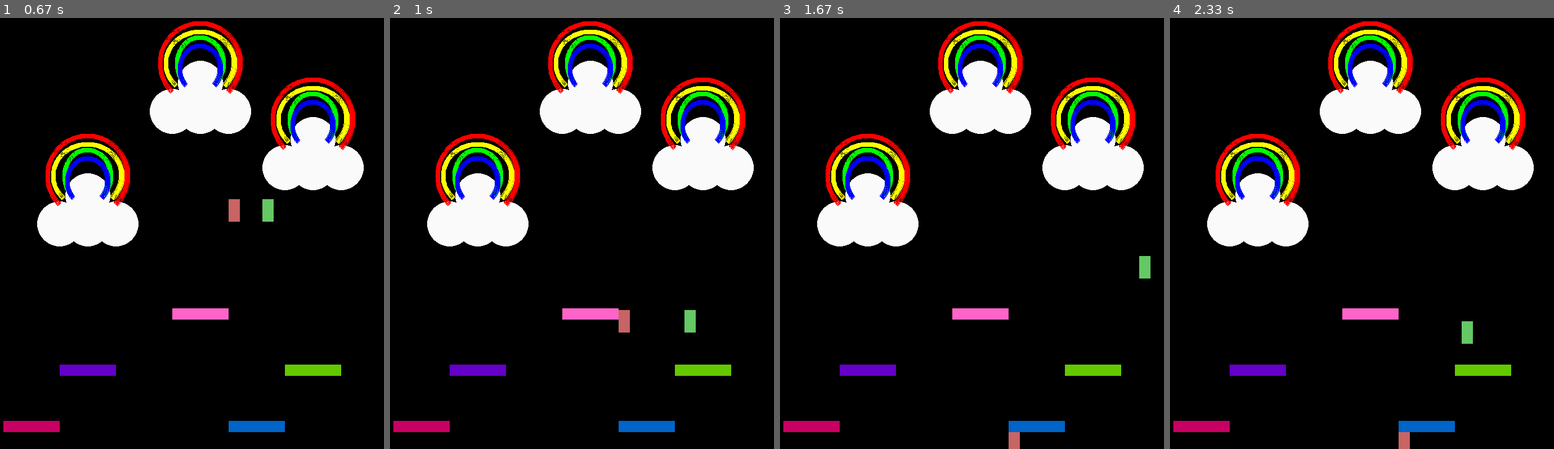
Above: before the commit, frames 1-4 (left to right).
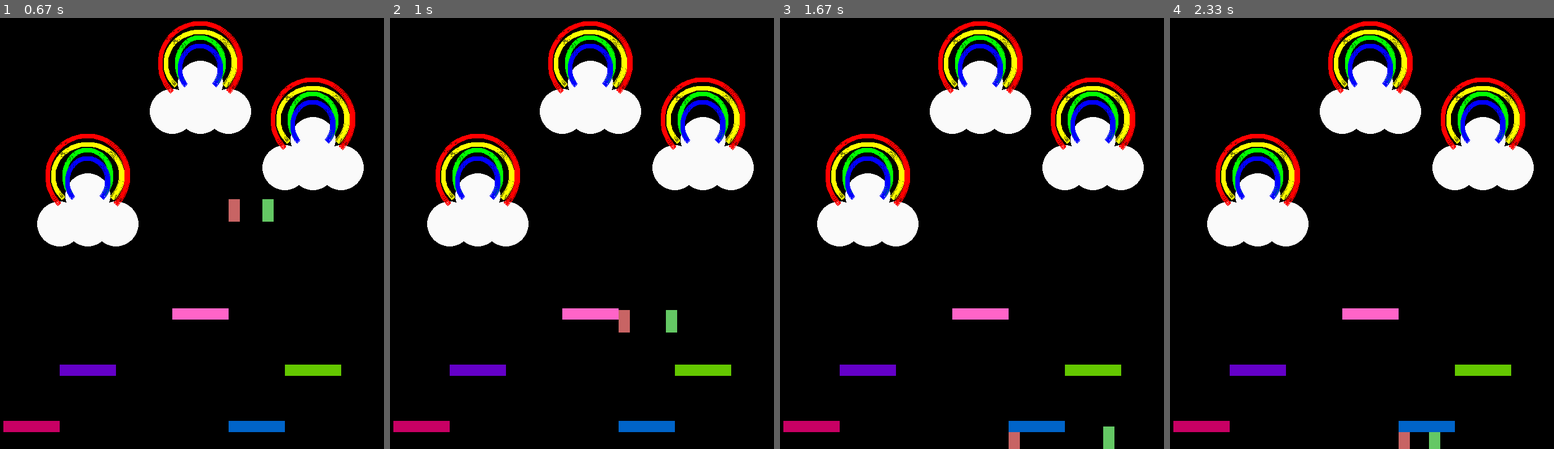
Above: after the commit, the same moments.

Repository: Lolmaster21/pygame
Game: pygame game, started from 2 player platformer.py
The game is run twice, just before and just after one commit, with the same random seed, the same clock (stepped at 60 frames per second) and the same inputs.
Inputs:
- Up to frame 1 (0.67 s): hold Right from 0.33 s (still down)
- Up to frame 2 (1 s): release Right at 0.8 s; hold Up from 0.83 s (still down); hold W from 0.83 s (still down)
- Up to frame 3 (1.67 s): release Up at 1.13 s; release W at 1.13 s; hold Right 1.17-1.63 s; hold D 1.17-1.63 s
- Up to frame 4 (2.33 s): hold Left 1.67-2.2 s; hold A 1.67-2.2 s; hold Left from 2.23 s (still down); hold A from 2.23 s (still down)

Frame 1 is identical in both runs. In frame 2, 0.3% of the frame differs, in the area x 71-80%, y 67-73%; in frame 3, 0.3%; in frame 4, 0.3%.

Commit message:
Update 2 player platformer.py

Diff:
--- a/2 player platformer.py
+++ b/2 player platformer.py
@@ -28,8 +28,8 @@
 r3 =rainbow(600,200)
 
 #Creates sprite
-# Link = pygame.image.load('fly2.png') #load your spritesheet
-# Link.set_colorkey((255, 0, 255)) #this makes bright pink (255, 0, 255) transparent (sort of)
+#Link = pygame.image.load('fly2.png') #load your spritesheet
+#Link.set_colorkey((255, 0, 255)) #this makes bright pink (255, 0, 255) transparent (sort of)
 
 #animation variables variables
 frameWidth = 16
@@ -139,11 +139,9 @@
         direction = RIGHT
 
     #turn off velocity
-    #else:
-     #   vx = 0
-      #  vx2 = 0
     else:
-        vx*=.99
+        vx = 0
+        vx2 = 0
         #JUMPING
     if keys[UP] == True and isOnGround == True: #only jump when on the ground
         vy = -8
@@ -286,7 +284,7 @@
     r3.draw()
 
     #sprite loading
-#     screen.blit(Link, (xpos, ypos), (frameWidth*frameNum, RowNum*frameHeight, frameWidth, frameHeight))
+    #screen.blit(Link, (xpos, ypos), (frameWidth*frameNum, RowNum*frameHeight, frameWidth, frameHeight))
 
 
     pygame.display.flip()#this actually puts the pixel on the screen
